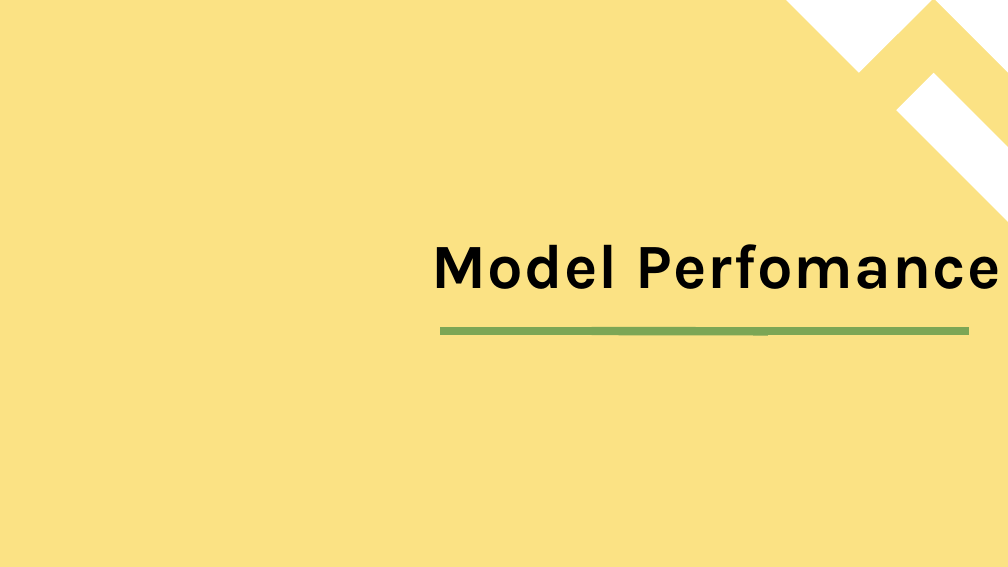
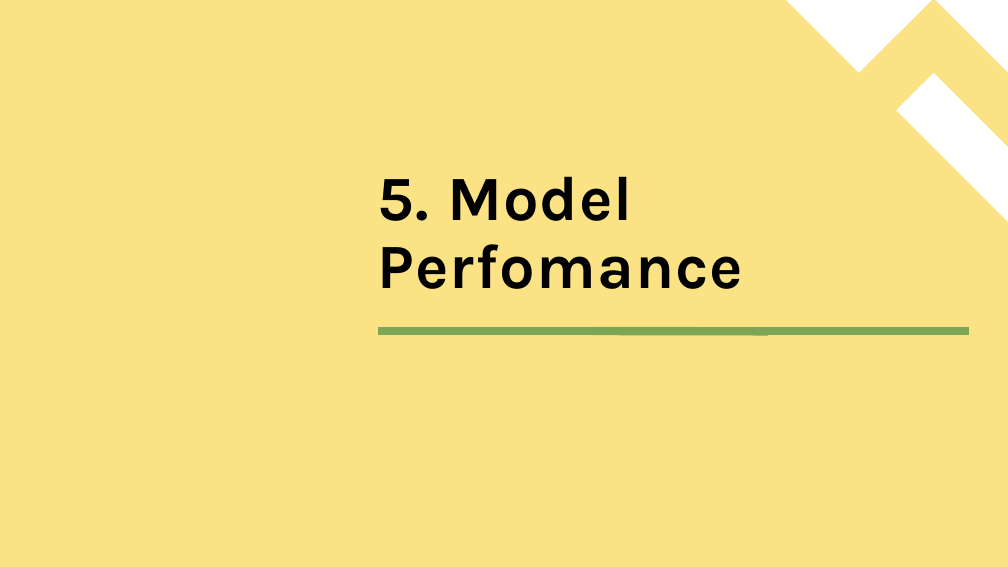
Before and after one commit to dmusili/creditcardfrauddetection, a slide deck: slide 12 of Credit Card Fraud Detection.pptx. Drawn at 1008x567 pixels with LibreOffice and Linux fonts; fonts in the diff are those of the drawing; background and template pictures are left out. Boxes give left, top, right and bottom in pixels: in the first picture for what was removed or moved away, otherwise in the second. Text is boxed around its words. In the diff, an @@ line names an element or a change of style, - is before the commit and + after.

```diff
--- a/Credit Card Fraud Detection.pptx
+++ b/Credit Card Fraud Detection.pptx
@@ title at (378,176,743,289): text changed @@
-Model Perfomance
+5. Model Perfomance
@@ line moved from (440, 331) - (969, 331) to (378, 331) - (969, 331) @@
```
Also in this commit, not shown: 8 other slides changed.
